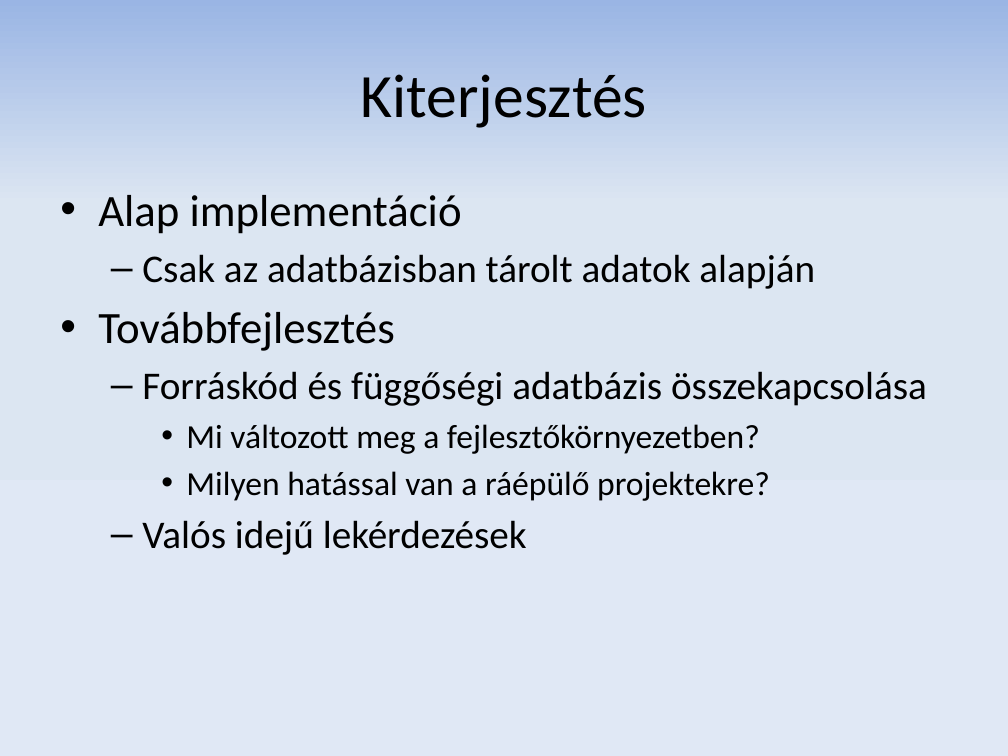
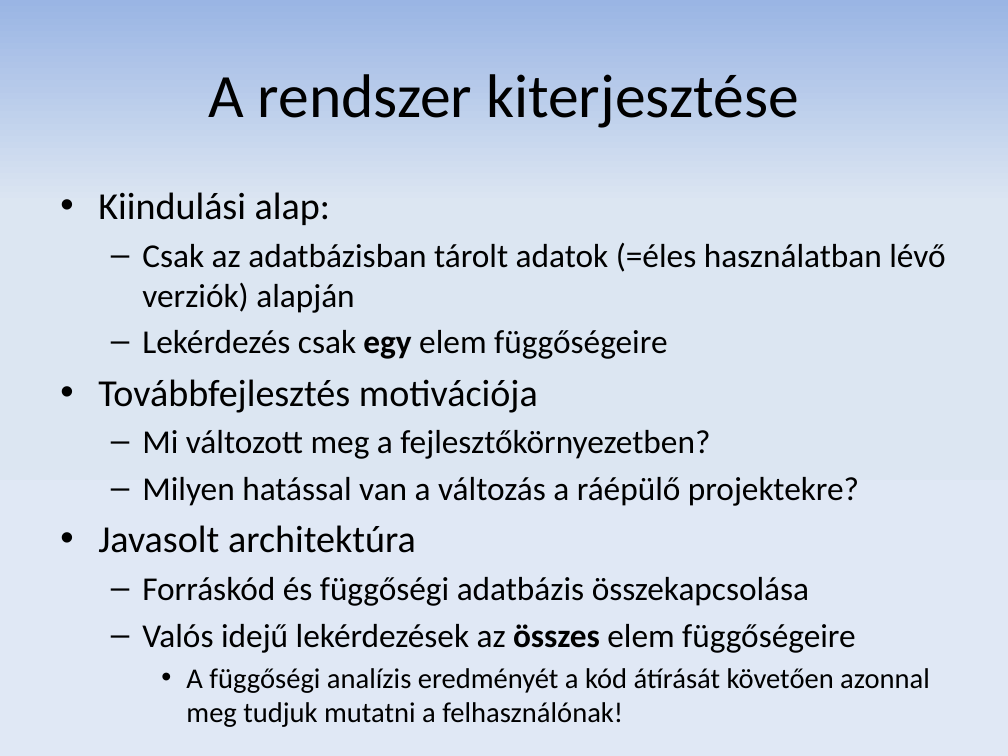
Before and after one commit to donat/incquery-deps, a slide deck: slide 11 of incquery-deps-documentation/presentation/tdk_pres_hu_v2.pptx (slide 10 before the commit). Drawn at 1008x756 pixels with LibreOffice and Linux fonts; fonts in the diff are those of the drawing. Boxes give left, top, right and bottom in pixels: in the first picture for what was removed or moved away, otherwise in the second. Text is boxed around its words. In the diff, an @@ line names an element or a change of style, - is before the commit and + after.

```diff
--- a/incquery-deps-documentation/presentation/tdk_pres_hu_v2.pptx
+++ b/incquery-deps-documentation/presentation/tdk_pres_hu_v2.pptx
@@ title at (x1=208, y1=74, x2=799, y2=128): text changed @@
-Kiterjesztés
+A rendszer kiterjesztése
@@ text at (x1=98, y1=192, x2=945, y2=553): text changed; size 28 to 23.8 pt @@
-• Alap implementáció
-  – Csak az adatbázisban tárolt adatok alapján
-• Továbbfejlesztés
+• Kiindulási alap:
+  – Csak az adatbázisban tárolt adatok (=éles használatban lévő verziók) alapján
+  – Lekérdezés csak egy elem függőségeire
+• Továbbfejlesztés motivációja
+  – Mi változott meg a fejlesztőkörnyezetben?
+  – Milyen hatással van a változás a ráépülő projektekre?
+• Javasolt architektúra
@@ text at (x1=142, y1=577, x2=809, y2=606): size 28 to 23.8 pt in "Forráskód és függőségi adatbázis összekapcsolása" @@
@@ text at (x1=142, y1=624, x2=930, y2=693): text changed; size 24 to 20.4 pt @@
-    • Mi változott meg a fejlesztőkörnyezetben?
-    • Milyen hatással van a ráépülő projektekre?
-  – Valós idejű lekérdezések
+  – Valós idejű lekérdezések az összes elem függőségeire
+    • A függőségi analízis eredményét a kód átírását követően azonnal meg tudjuk mutatni a felhasználónak!
```
Also in this commit, not shown: 11 other slides changed, 2 slides added.
